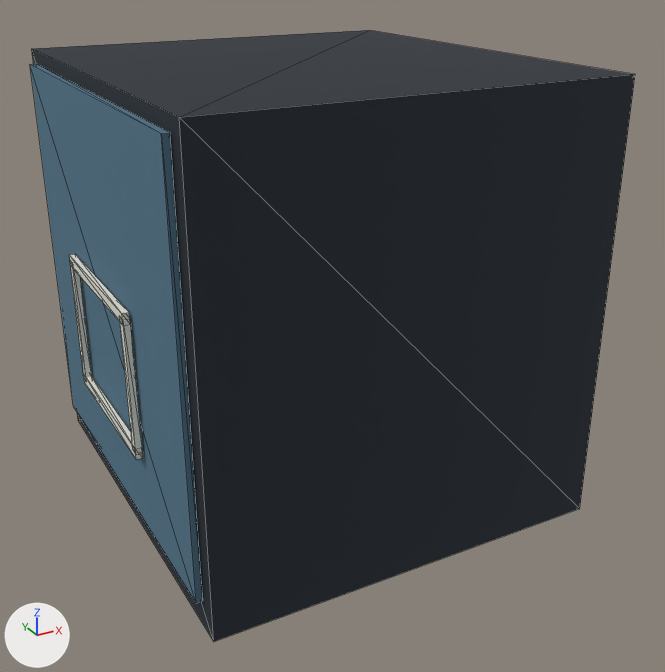
Renders of the glTF model public/models/blockouts/backboard.glb from each side of a commit.
Both versions are drawn from a 50 mm lens placed at (-0.937, -1.832, 1.254), pointed at (0.028, -0.077, 0.377). Every picture has the same lights, and +X, +Y and +Z are marked at lower left. The first picture is the older version. Mesh edges are drawn as thin lines. Vertices at exactly the same position are counted once.

The first picture shows 'backboard'.
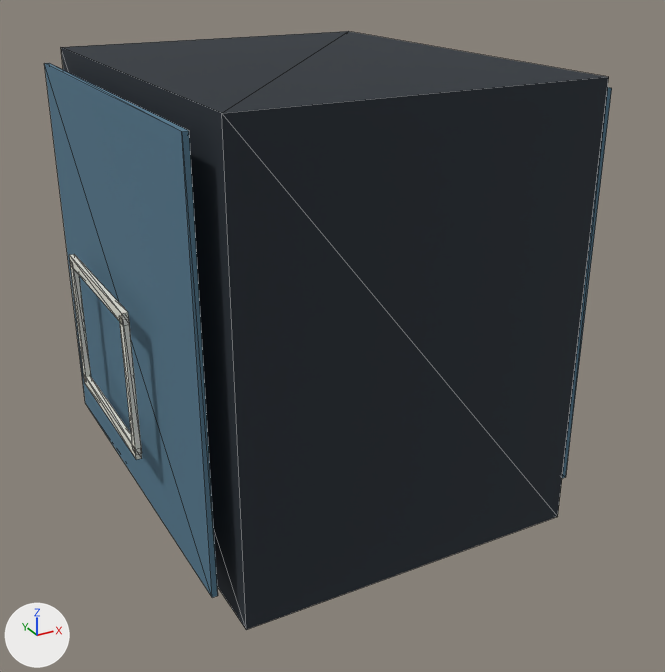
Patch to the scene script:
```diff
--- a/public/models/blockouts/backboard.glb.py
+++ b/public/models/blockouts/backboard.glb.py
@@ me_cube_260 @@
 me_cube_260.from_pydata(...)  # 88 vertices, 132 faces; spans x -0.5..0.5, y -0.5..0.5, z 0.0..1.0
 # used by ob_backboard; location = (0.0, 0.0, 0.0)
+# me_cube_260 part 1: the loose piece of 8 vertices spanning x -0.465..0.465, y -0.5..0.5, z 0.0..1.0 is scaled about its middle by (0.853, 1, 1)
+# me_cube_260 part 2: the loose piece of 8 vertices spanning x -0.481..-0.467, y -0.46..0.46, z 0.07..0.97 is moved by (0.032, 0.0, 0.0)
+# me_cube_260 part 3: the loose piece of 8 vertices spanning x 0.467..0.481, y -0.46..0.46, z 0.07..0.97 is moved by (-0.032, 0.0, 0.0)
 me_cube_260.materials.append(mat_charcoal)
```

What differs and where, as boxes [x1, y1, x2, y2] in the pictures (665 x 672 px; the box of a moved part takes in the faces that stretch with it):
'backboard', reshaped (6% narrower)
    before: [30, 30, 635, 641]
    after: [44, 31, 612, 630]
part 1 of me_cube_260, moved or reshaped
    before: [32, 30, 635, 641]
    after: [61, 31, 609, 630]
part 2 of me_cube_260, moved or reshaped
    before: [30, 64, 203, 603]
    after: [44, 63, 218, 598]
part 3 of me_cube_260, moved or reshaped (not visible before)
    after: [562, 88, 612, 478]
